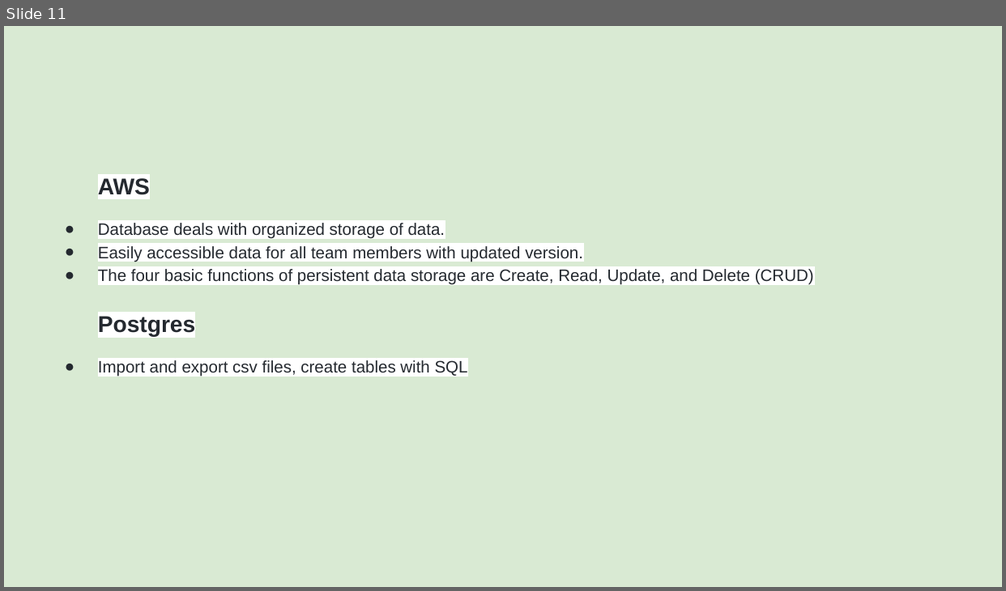
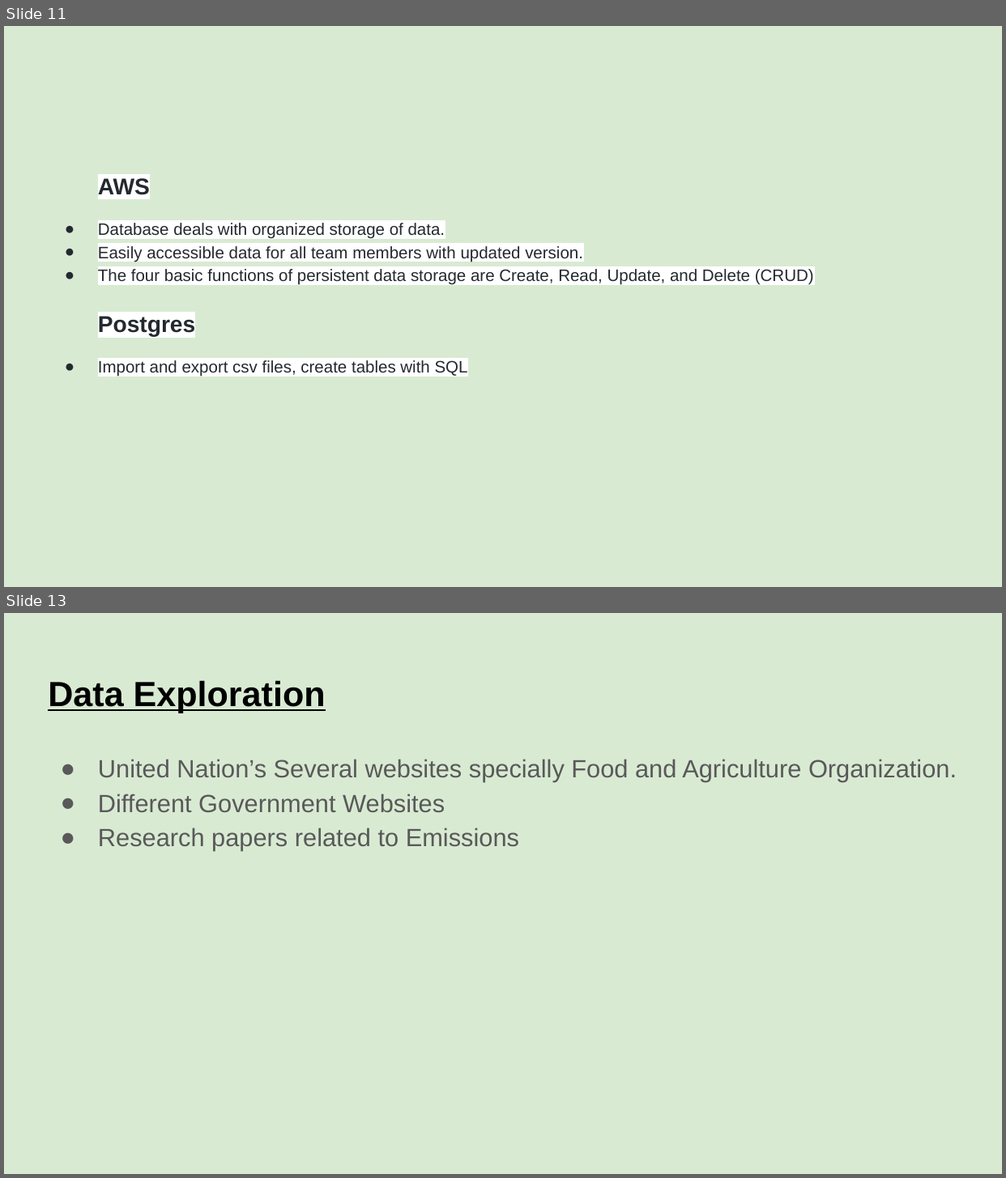
Before and after one commit to bireshk/DataAnalyticsProject, a slide deck: Dashboard_S2_RT.pptx. Shown one above the other, each under a label of ours: slide 11 before the commit, slides 11 and 13 after it; the slides between them are not shown. The pictures are 1006x591 and 1006x1178 pixels, drawn with LibreOffice and Linux fonts; fonts in the diff are those of the drawing. Boxes give left, top, right and bottom in pixels: in the first picture for what was removed or moved away, otherwise in the second. Text is boxed around its words. In the diff, an @@ line names an element or a change of style, - is before the commit and + after.

```diff
--- a/Dashboard_S2_RT.pptx
+++ b/Dashboard_S2_RT.pptx
@@ slide 13 added at [4,613,1002,1174], background #D9EAD3 @@
@@ title added at [48,680,326,713], 25.2 pt, text #000000, bold, underline @@
+Data Exploration
@@ text added at [98,759,957,851], 18 pt, text #595959 @@
+● United Nation’s Several websites specially Food and Agriculture Organization.
+● Different Government Websites
+● Research papers related to Emissions
```
Also in this commit, not shown: 5 slides changed, 1 other slide added.
